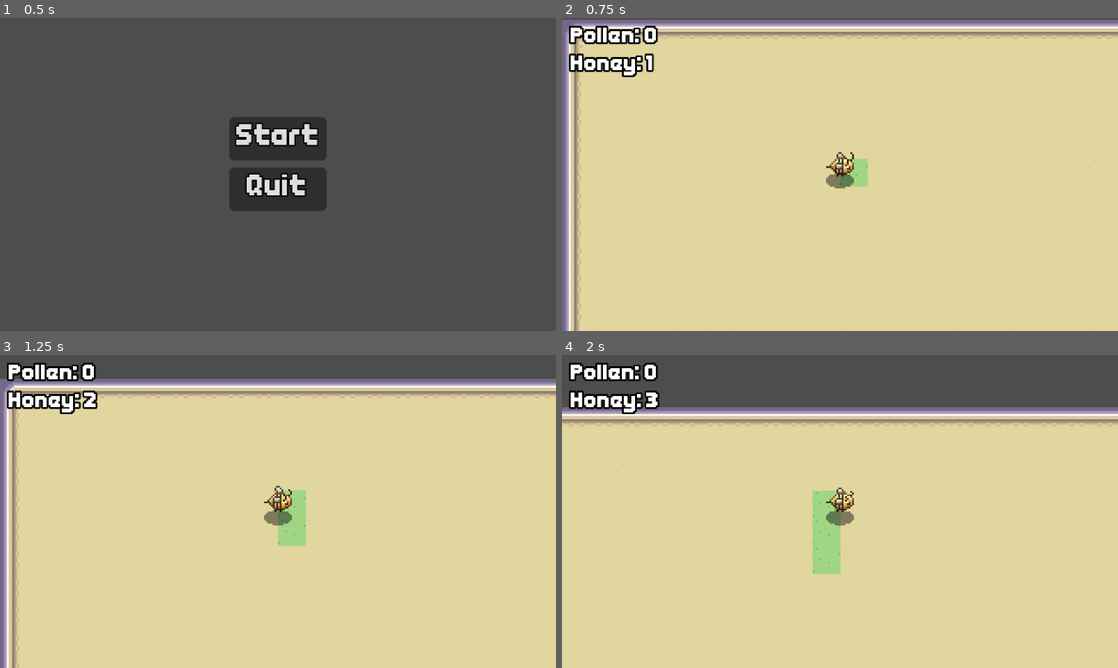
Above: before the commit, frames 1-4 (two rows, left to right).
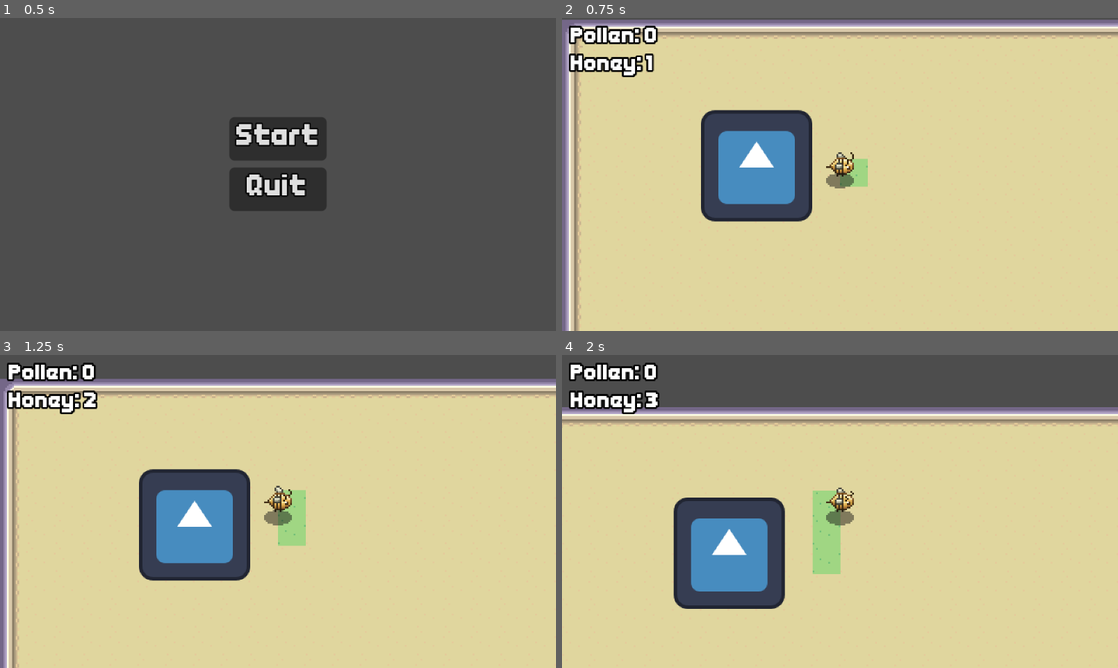
Above: after the commit, the same moments.

Repository: takanazwa5/HelloGameJam2025
Game: Godot game, scene res://scenes/main/main.tscn
The game is run twice, just before and just after one commit, with the same random seed, the same clock (stepped at 60 frames per second) and the same inputs. The engine's default icon, where the game draws it, is replaced by a stand-in: a white triangle on a blue panel in a dark square.
Inputs (mouse positions are in pixels of both pictures, inside the frame that each line leads up to):
- Up to frame 1 (0.5 s): no input
- Up to frame 2 (0.75 s): click "Start" at 0.5 s
- Up to frame 3 (1.25 s): no input
- Up to frame 4 (2 s): move the mouse to (962, 495) at 1.27 s; hold 1 (SpawnBee) from 1.28 s (still down)

Frame 1 is identical in both runs. In frame 2, 7.1% of the frame differs, in the area x 25-45%, y 29-66%; in frame 3, 7.1%, in the area x 25-45%, y 36-73%; in frame 4, 7.1%.

Commit message:
Add main beehive

Diff:
--- /dev/null
+++ b/features/main_beehive/main_beehive.tscn
@@ -0,0 +1,10 @@
+[gd_scene load_steps=2 format=3 uid="uid://kx0rc8xji11i"]
+
+[ext_resource type="Texture2D" uid="uid://bl42mtkp132yk" path="res://icon.svg" id="1_f1qqs"]
+
+[node name="MainBeehive" type="Node2D"]
+y_sort_enabled = true
+
+[node name="Sprite2D" type="Sprite2D" parent="."]
+scale = Vector2(0.5, 0.5)
+texture = ExtResource("1_f1qqs")
--- a/scenes/game/game.tscn
+++ b/scenes/game/game.tscn
@@ -6,6 +6,7 @@
 [ext_resource type="PackedScene" uid="uid://b2a1nh3d2xlrx" path="res://features/flower/flower.tscn" id="3_0sr1o"]
 [ext_resource type="PackedScene" uid="uid://djc7dma5fwyrk" path="res://features/killable/kosiara/kosiara.tscn" id="5_5i0tg"]
 [ext_resource type="PackedScene" uid="uid://c71c4f8mgpjkw" path="res://features/killable/ognisko/ognisko.tscn" id="6_bdhmt"]
+[ext_resource type="PackedScene" uid="uid://kx0rc8xji11i" path="res://features/main_beehive/main_beehive.tscn" id="7_bdhmt"]
 
 [node name="Game" type="Node2D"]
 y_sort_enabled = true
@@ -33,3 +34,6 @@
 
 [node name="Ognisko" parent="Killables" instance=ExtResource("6_bdhmt")]
 position = Vector2(90, 330)
+
+[node name="MainBeehive" parent="." instance=ExtResource("7_bdhmt")]
+position = Vector2(112, 84)
Not shown: 1 places in scenes/game/game.tscn that only renumber resources
